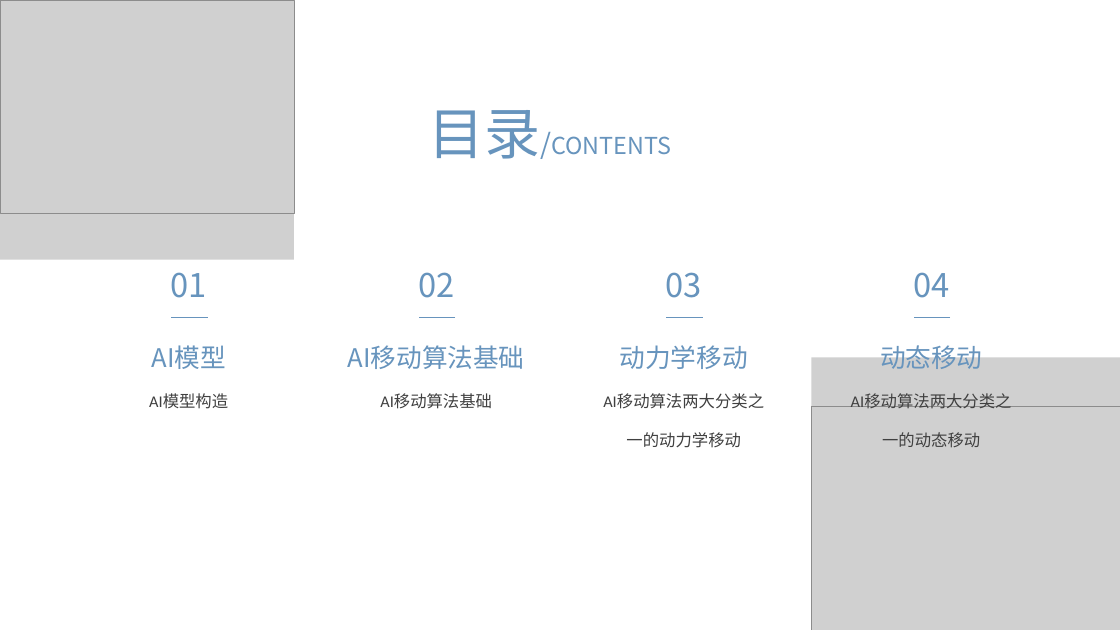
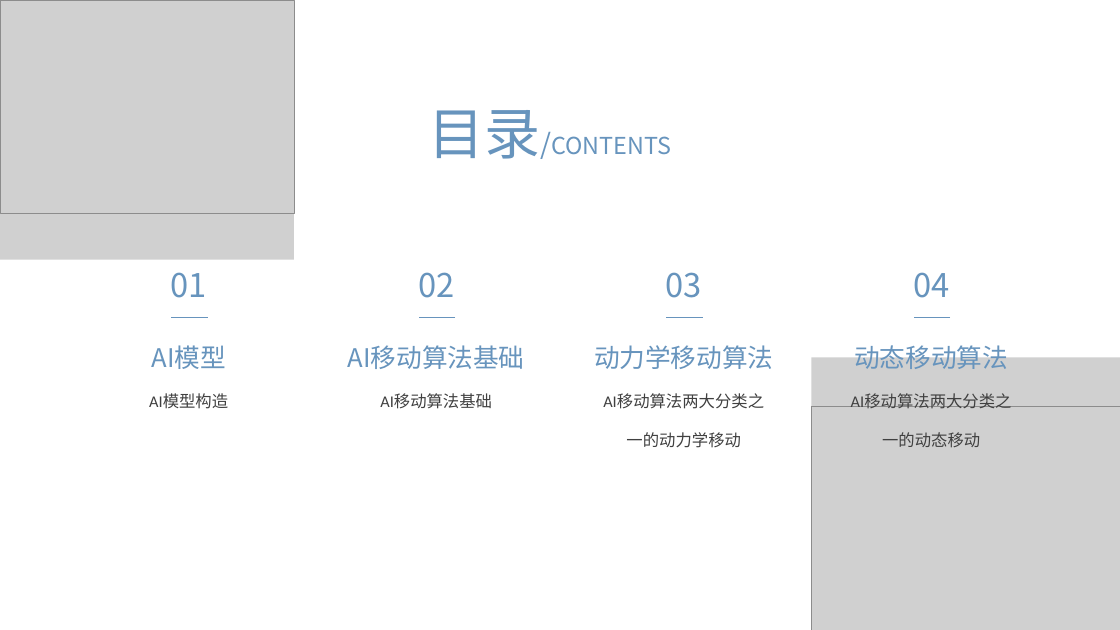
Before and after one commit to HongYD/AIForGames, a slide deck: slide 3 of MovementAI.pptx. Drawn at 1120x630 pixels with LibreOffice and Linux fonts; fonts in the diff are those of the drawing; grey boxes stand for pictures. Boxes give left, top, right and bottom in pixels: in the first picture for what was removed or moved away, otherwise in the second. Text is boxed around its words. In the diff, an @@ line names an element or a change of style, - is before the commit and + after.

Commit message:
update ppt

```diff
--- a/MovementAI.pptx
+++ b/MovementAI.pptx
@@ text at bbox=[594, 345, 773, 369]: text changed @@
-动力学移动
+动力学移动算法
@@ text at bbox=[854, 340, 1008, 369]: text changed @@
-动态移动
+动态移动算法
```
Also in this commit, not shown: 1 other slide changed, 7 slides added.
